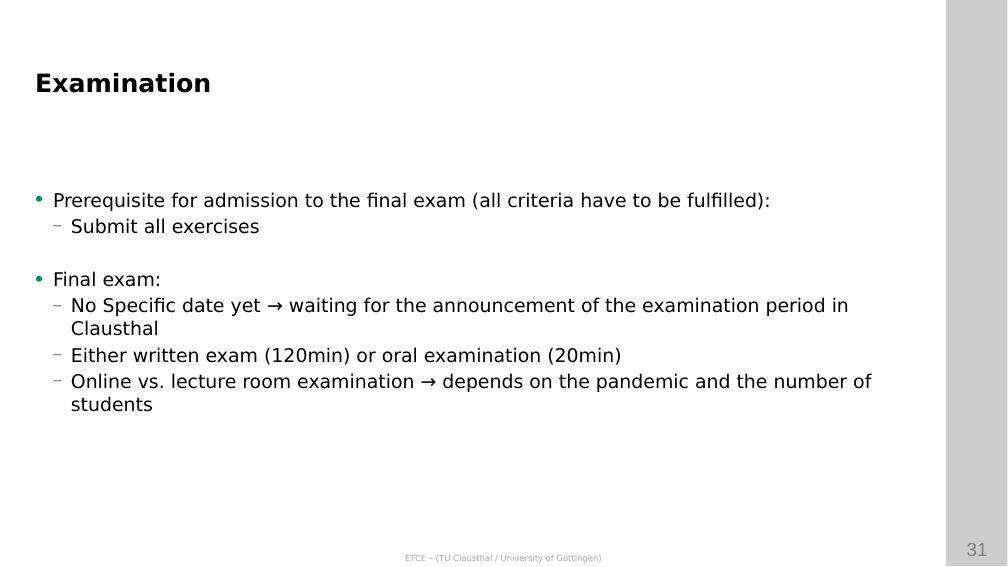
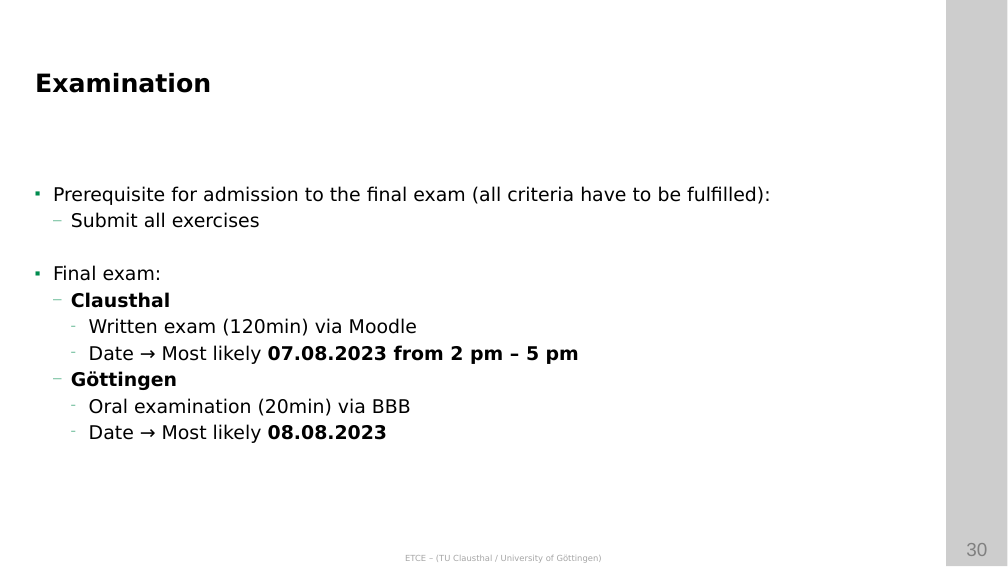
Before and after one commit to ETCE-LAB/teaching-material, a slide deck: slide 30 of Emerging-Technologies-for-the-Circular-Economy/ETCE-L00-Organization.pptx (slide 31 before the commit). Drawn at 1008x567 pixels with LibreOffice and Linux fonts; fonts in the diff are those of the drawing; background and template pictures are left out. Boxes give left, top, right and bottom in pixels: in the first picture for what was removed or moved away, otherwise in the second. Text is boxed around its words. In the diff, an @@ line names an element or a change of style, - is before the commit and + after.

```diff
--- a/Emerging-Technologies-for-the-Circular-Economy/ETCE-L00-Organization.pptx
+++ b/Emerging-Technologies-for-the-Circular-Economy/ETCE-L00-Organization.pptx
@@ text at [53,186,771,281]: bullet • to ■; indent changed; bullet colour #000000 to #008C4F @@
@@ text at [71,292,579,443]: text changed @@
-  — No Specific date yet → waiting for the announcement of the examination period in Clausthal
-  — Either written exam (120min) or oral examination (20min)
-  — Online vs. lecture room examination → depends on the pandemic and the number of students
+  — Clausthal
+    − Written exam (120min) via Moodle
+    − Date → Most likely 07.08.2023 from 2 pm – 5 pm
+  — Göttingen
+    − Oral examination (20min) via BBB
+    − Date → Most likely 08.08.2023
@@ page number at [966,543,987,556]: text changed @@
-31
+30
```
Also in this commit, not shown: 12 other slides changed, 1 slide removed, 3 other files.
